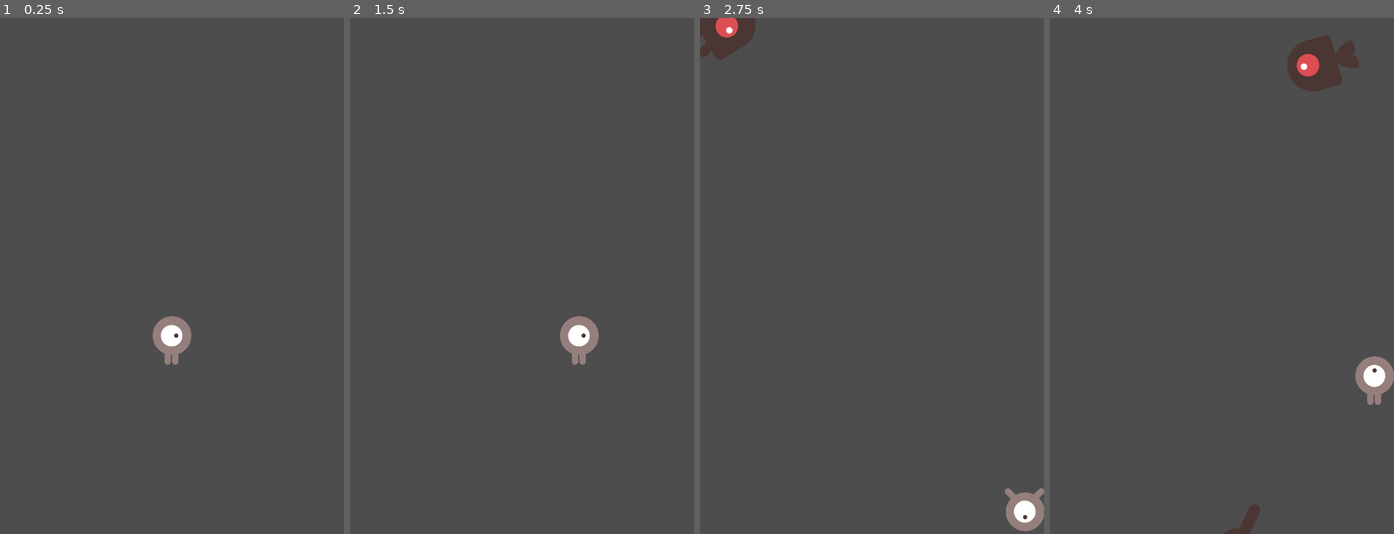
Above: before the commit, frames 1-4 (left to right).
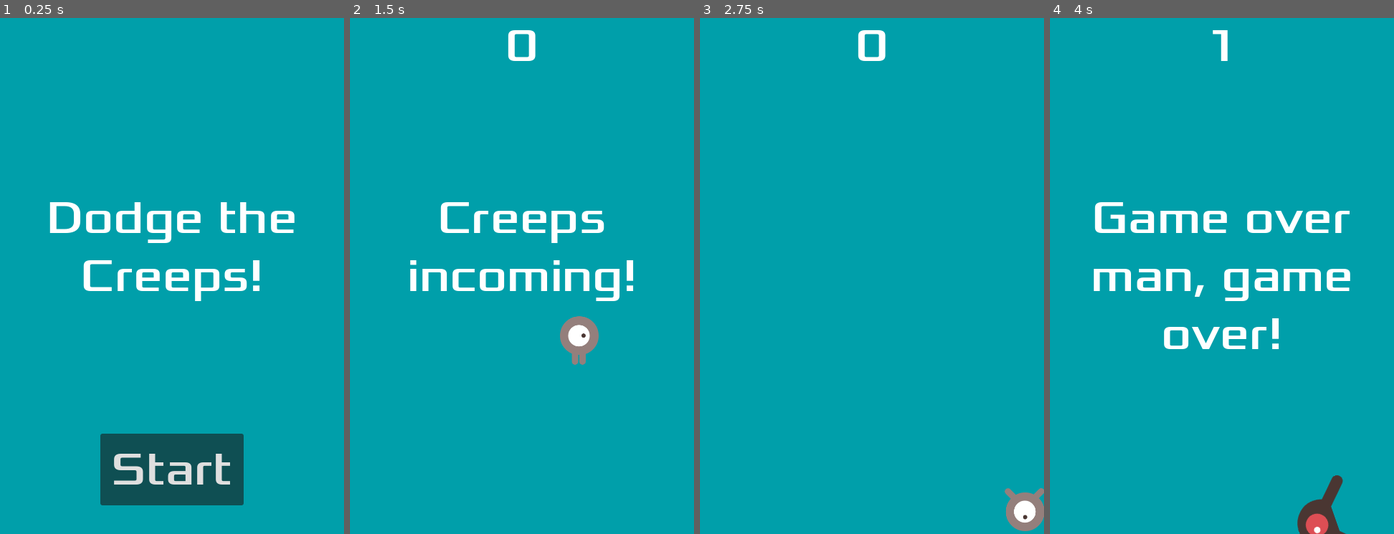
Above: after the commit, the same moments.

Repository: Saturnn5/Dodge-the-Creeps
Game: Godot game, scene res://main.tscn
Two runs of this game, one before a commit and one after it. Both use one fixed random seed, a clock stepped at 60 frames per second and the inputs below.
Inputs (mouse positions are in pixels of both pictures, inside the frame that each line leads up to):
- Up to frame 1 (0.25 s): no input
- Up to frame 2 (1.5 s): click (522, 472) at 0.5 s, where only the run after the commit has a clickable "Start"; tap Enter at 1.25 s; hold Right (move_right) from 1.28 s (still down)
- Up to frame 3 (2.75 s): release Right (move_right) at 2.03 s; hold Down (move_down) from 2.03 s (still down)
- Up to frame 4 (4 s): release Down (move_down) at 2.78 s; hold Right (move_right) 2.78-3.53 s; hold Up (move_up) from 3.53 s (still down)

The runs differ from the first frame. In frame 1, 100% of the frame differs, in the area x 0-100%, y 0-100%; in frame 2, 99%; in frame 3, 99%; in frame 4, 100%.

Commit message:
Added main scene, enemy spawning, and game over/new game logic. Added HUD, score tracking and display, and a blue background. Game is fully functional! TODO: freeze player instead of hiding them. Hide enemies on death instead of on new game? Polish with sound

Diff:
--- /dev/null
+++ b/hud.gd
@@ -0,0 +1,32 @@
+extends CanvasLayer
+
+# Notifies main.gd when the button is pressed
+signal start_game
+
+func show_message(text):
+	$Message.text = text
+	$Message.show()
+	$MessageTimer.start()
+
+func show_game_over():
+	show_message("Game over man, game over!")
+	# Wait until MessageTimer has counted down
+	await $MessageTimer.timeout
+
+	# Initialize the message text
+	$Message.text = "Dodge the Creeps!"
+	$Message.show()
+
+	# Wait a second and then show the start button
+	await get_tree().create_timer(1.0).timeout
+	$StartButton.show()
+
+func update_score(score):
+	$ScoreLabel.text = str(score)
+
+func _on_start_button_button_down():
+	$StartButton.hide()
+	start_game.emit()
+
+func _on_message_timer_timeout():
+	$Message.hide
--- /dev/null
+++ b/hud.tscn
@@ -0,0 +1,60 @@
+[gd_scene load_steps=3 format=3 uid="uid://cvqvw7ypmtpn2"]
+
+[ext_resource type="Script" uid="uid://d0hahp21scs4a" path="res://hud.gd" id="1_64ctp"]
+[ext_resource type="FontFile" uid="uid://bgv586r20ps8e" path="res://fonts/Xolonium-Regular.ttf" id="2_8sq4i"]
+
+[node name="HUD" type="CanvasLayer"]
+script = ExtResource("1_64ctp")
+
+[node name="ScoreLabel" type="Label" parent="."]
+visible = false
+anchors_preset = 10
+anchor_right = 1.0
+offset_bottom = 159.0
+grow_horizontal = 2
+theme_override_fonts/font = ExtResource("2_8sq4i")
+theme_override_font_sizes/font_size = 64
+text = "-1
+"
+horizontal_alignment = 1
+
+[node name="Message" type="Label" parent="."]
+anchors_preset = 8
+anchor_left = 0.5
+anchor_top = 0.5
+anchor_right = 0.5
+anchor_bottom = 0.5
+offset_left = -240.0
+offset_top = -120.0
+offset_right = 240.0
+offset_bottom = 120.0
+grow_horizontal = 2
+grow_vertical = 2
+theme_override_fonts/font = ExtResource("2_8sq4i")
+theme_override_font_sizes/font_size = 64
+text = "Dodge the Creeps!"
+horizontal_alignment = 1
+autowrap_mode = 2
+
+[node name="StartButton" type="Button" parent="."]
+anchors_preset = 7
+anchor_left = 0.5
+anchor_top = 1.0
+anchor_right = 0.5
+anchor_bottom = 1.0
+offset_left = -100.0
+offset_top = -140.0
+offset_right = 100.0
+offset_bottom = -40.0
+grow_horizontal = 2
+grow_vertical = 0
+theme_override_fonts/font = ExtResource("2_8sq4i")
+theme_override_font_sizes/font_size = 64
+text = "Start"
+
+[node name="MessageTimer" type="Timer" parent="."]
+wait_time = 2.0
+one_shot = true
+
+[connection signal="button_down" from="StartButton" to="." method="_on_start_button_button_down"]
+[connection signal="timeout" from="MessageTimer" to="." method="_on_message_timer_timeout"]
--- a/main.gd
+++ b/main.gd
@@ -3,18 +3,30 @@
 @export var mob_scene: PackedScene
 
 var score
-
-func _ready() -> void:
-	new_game()
+var mobs
 
 func game_over():
 	$ScoreTimer.stop()
 	$MobTimer.stop()
+	$Player.hide()
+
+	$HUD.show_game_over()
 
 func new_game():
 	score = 0
 	$Player.start($StartPosition.position)
 	$StartTimer.start()
+
+	for mob in get_tree().get_nodes_in_group("mobs"):
+		mob.queue_free()
+	# Waits for the frame to end so that mobs are properly deleted.
+	# Not quite sure why this is necessary... Isn't added in tutorial.
+	await get_tree().process_frame
+
+	# HUD stuff
+	$HUD.update_score(score)
+	$HUD/ScoreLabel.show()
+	$HUD.show_message("Creeps incoming!")
 
 func _on_mob_timer_timeout():
 	var mob = mob_scene.instantiate()
@@ -41,7 +53,10 @@
 
 func _on_score_timer_timeout():
 	score += 1
+	$HUD.update_score(score)
 
 func _on_start_timer_timeout():
 	$MobTimer.start()
 	$ScoreTimer.start()
+
+	$HUD/Message.hide()
--- a/main.tscn
+++ b/main.tscn
@@ -1,8 +1,9 @@
-[gd_scene load_steps=5 format=3 uid="uid://cgb226hqsuv23"]
+[gd_scene load_steps=6 format=3 uid="uid://cgb226hqsuv23"]
 
 [ext_resource type="Script" uid="uid://bfaexhaohh8qb" path="res://main.gd" id="1_h2yge"]
 [ext_resource type="PackedScene" uid="uid://drx8gkc8yay1y" path="res://mob.tscn" id="2_1bvp3"]
 [ext_resource type="PackedScene" uid="uid://d2c1s3qmdi4ti" path="res://player.tscn" id="3_lquwl"]
+[ext_resource type="PackedScene" uid="uid://cvqvw7ypmtpn2" path="res://hud.tscn" id="4_1bvp3"]
 
 [sub_resource type="Curve2D" id="Curve2D_7mycd"]
 _data = {
@@ -13,6 +14,14 @@
 [node name="Main" type="Node"]
 script = ExtResource("1_h2yge")
 mob_scene = ExtResource("2_1bvp3")
+
+[node name="ColorRect" type="ColorRect" parent="."]
+anchors_preset = 15
+anchor_right = 1.0
+anchor_bottom = 1.0
+grow_horizontal = 2
+grow_vertical = 2
+color = Color(0, 0.6243625, 0.66553545, 1)
 
 [node name="Player" parent="." instance=ExtResource("3_lquwl")]
 
@@ -33,7 +42,10 @@
 
 [node name="MobSpawnLocation" type="PathFollow2D" parent="MobPath"]
 
+[node name="HUD" parent="." instance=ExtResource("4_1bvp3")]
+
 [connection signal="hit" from="Player" to="." method="game_over"]
 [connection signal="timeout" from="MobTimer" to="." method="_on_mob_timer_timeout"]
 [connection signal="timeout" from="ScoreTimer" to="." method="_on_score_timer_timeout"]
 [connection signal="timeout" from="StartTimer" to="." method="_on_start_timer_timeout"]
+[connection signal="start_game" from="HUD" to="." method="new_game"]
--- a/mob.tscn
+++ b/mob.tscn
@@ -48,7 +48,7 @@
 radius = 36.0
 height = 100.0
 
-[node name="RigidBody2D" type="RigidBody2D"]
+[node name="RigidBody2D" type="RigidBody2D" groups=["mobs"]]
 collision_mask = 0
 gravity_scale = 0.0
 script = ExtResource("1_1qmh0")
--- a/player.gd
+++ b/player.gd
@@ -6,12 +6,12 @@
 var screen_size
 var player_size
 
-func _ready() -> void:
+func _ready():
 	screen_size = get_viewport_rect().size
 	player_size = Vector2($CollisionShape2D.shape.radius, $CollisionShape2D.shape.height / 2)
-	#hide()
+	hide()
 
-func _process(delta: float) -> void:
+func _process(delta: float):
 	var velocity = Vector2.ZERO
 	if Input.is_action_pressed("move_right"):
 		velocity.x += 1
@@ -43,7 +43,10 @@
 
 
 func _on_body_entered(body: Node2D):
-	pass # Replace with function body.
+	hide()
+	hit.emit()
+	# Must be deferred: physics properties can't be modified on a physics callback
+	$CollisionShape2D.set_deferred("disabled", true)
 
 func start(pos):
 	position = pos
Not shown, added: hud.gd.uid
